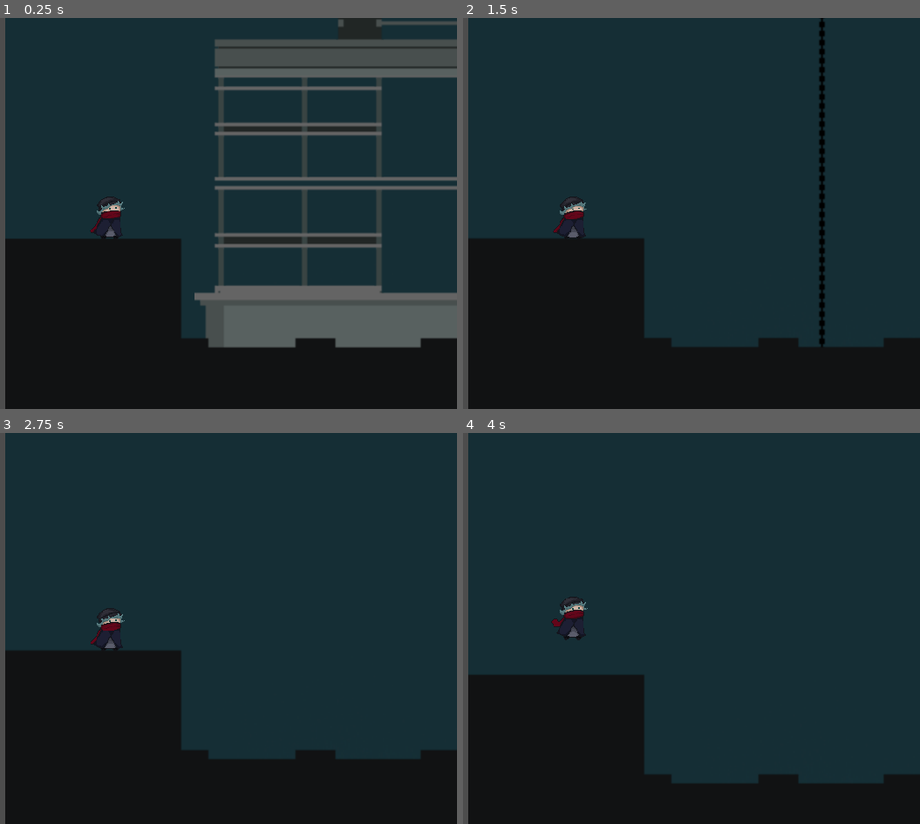
Above: before the commit, frames 1-4 (two rows, left to right).
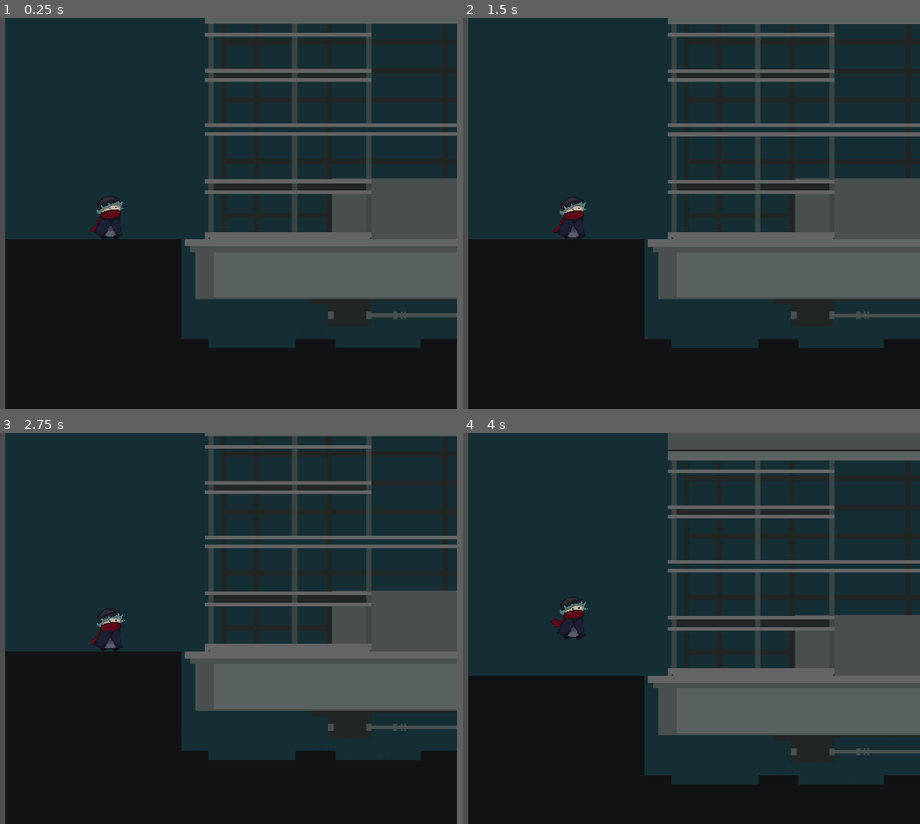
Above: after the commit, the same moments.

Repository: FirePowerGH/EchoesOfSteel
Game: Godot game, scene res://game/world/dungeon/elevator/elevator.tscn
The game is run twice, just before and just after one commit, with the same random seed, the same clock (stepped at 60 frames per second) and the same inputs.
Inputs (mouse positions are in pixels of both pictures, inside the frame that each line leads up to):
- Up to frame 1 (0.25 s): no input
- Up to frame 2 (1.5 s): move the mouse to (723, 193) at 0.52 s; hold W (up) from 0.53 s (still down); tap Space (jump) at 0.77 s; move the mouse to (outside the picture) at 1.27 s
- Up to frame 3 (2.75 s): tap Space (jump) at 1.52 s; move the mouse to (178, 542) at 2.02 s; release W (up) at 2.03 s
- Up to frame 4 (4 s): move the mouse to (536, 706) at 2.77 s; hold W (up) from 2.78 s (still down); tap Space (jump) at 3.02, 3.77 s; move the mouse to (782, 687) at 3.52 s

The runs differ from the first frame. In frame 1, 28% of the frame differs, in the area x 20-100%, y 0-85%; in frame 2, 19%; in frame 3, 18%; in frame 4, 21%.

Commit message:
Fix all collisions for elevator

Diff:
--- a/game/ui/menu/escape/scripts/pMenu.gd
+++ b/game/ui/menu/escape/scripts/pMenu.gd
@@ -8,7 +8,7 @@
 	#get_tree().paused = false
 	#get_tree().change_scene_to_file("res://game/ui/menu/main_menu/main_menu.tscn")
 	get_tree().quit()
-	OS.create_instance([])
+	#OS.create_instance([])
 
 func _process(_delta: float) -> void:
 	if Input.is_action_just_pressed("menu"):
--- a/game/world/dungeon/elevator/elevator.tscn
+++ b/game/world/dungeon/elevator/elevator.tscn
@@ -1,19 +1,27 @@
-[gd_scene load_steps=9 format=3 uid="uid://cm0mknmcddbpe"]
+[gd_scene load_steps=12 format=3 uid="uid://cm0mknmcddbpe"]
 
 [ext_resource type="Texture2D" uid="uid://7g0fpioyogyt" path="res://game/world/dungeon/elevator/background/gradient.png" id="1_e7m2t"]
 [ext_resource type="Texture2D" uid="uid://cgv24csv6ii7p" path="res://game/world/dungeon/elevator/background/pipes.png" id="2_w76o0"]
 [ext_resource type="Texture2D" uid="uid://b646ybs2qxs4j" path="res://game/world/dungeon/elevator/background/grand.png" id="3_e045m"]
 [ext_resource type="Texture2D" uid="uid://c74h474g8owpu" path="res://game/world/dungeon/elevator/elevator/elevator.png" id="4_syrt4"]
 [ext_resource type="PackedScene" uid="uid://sxwxwnqvibvf" path="res://game/entities/player/player.tscn" id="4_voaxs"]
-[ext_resource type="PackedScene" uid="uid://c3ojtog3j5edf" path="res://common/scripts/start_dungeon.tscn" id="6_i6c23"]
+[ext_resource type="Texture2D" uid="uid://cj3rnurxgdnlc" path="res://game/world/dungeon/elevator/elevator/heis_back.png" id="5_ap7s5"]
+[ext_resource type="PackedScene" uid="uid://b3v4bqm2rnaeq" path="res://common/scripts/start_dungeon.tscn" id="6_i6c23"]
 
-[sub_resource type="RectangleShape2D" id="RectangleShape2D_qo7ga"]
-size = Vector2(97, 91)
+[sub_resource type="RectangleShape2D" id="RectangleShape2D_gr5jq"]
+size = Vector2(90, 1120)
+
+[sub_resource type="RectangleShape2D" id="RectangleShape2D_2voto"]
+size = Vector2(96.5, 902.5)
 
 [sub_resource type="RectangleShape2D" id="RectangleShape2D_k1x4l"]
 size = Vector2(286, 6.5)
 
+[sub_resource type="RectangleShape2D" id="RectangleShape2D_lakpd"]
+size = Vector2(264, 20)
+
 [node name="Elevator" type="Node2D"]
+texture_filter = 1
 
 [node name="background" type="Node2D" parent="."]
 
@@ -32,26 +40,50 @@
 position = Vector2(240, 1820)
 texture = ExtResource("3_e045m")
 
-[node name="StaticBody2D" type="StaticBody2D" parent="background"]
+[node name="Collision" type="Node2D" parent="background"]
+
+[node name="FloorWallLeft" type="StaticBody2D" parent="background/Collision"]
 collision_layer = 16
 collision_mask = 0
 
-[node name="CollisionShape2D" type="CollisionShape2D" parent="background/StaticBody2D"]
-position = Vector2(48.5, 263.5)
-shape = SubResource("RectangleShape2D_qo7ga")
+[node name="CollisionShape2D" type="CollisionShape2D" parent="background/Collision/FloorWallLeft"]
+position = Vector2(435, 560)
+shape = SubResource("RectangleShape2D_gr5jq")
+
+[node name="FloorWallRight" type="StaticBody2D" parent="background/Collision"]
+collision_layer = 16
+collision_mask = 0
+
+[node name="CollisionShape2D" type="CollisionShape2D" parent="background/Collision/FloorWallRight"]
+position = Vector2(48.75, 668.75)
+shape = SubResource("RectangleShape2D_2voto")
 
 [node name="elevator" type="Node2D" parent="."]
 
 [node name="RigidBody2D" type="RigidBody2D" parent="elevator"]
+collision_layer = 16
+collision_mask = 0
+lock_rotation = true
+freeze = true
+freeze_mode = 1
 
 [node name="Elevator" type="Sprite2D" parent="elevator/RigidBody2D"]
 z_index = 5
-position = Vector2(249, -839)
+position = Vector2(243.5, -840.5)
 texture = ExtResource("4_syrt4")
 
 [node name="CollisionShape2D" type="CollisionShape2D" parent="elevator/RigidBody2D"]
-position = Vector2(247, 222.75)
+position = Vector2(241.5, 221.25)
 shape = SubResource("RectangleShape2D_k1x4l")
+
+[node name="HeisBack" type="Sprite2D" parent="elevator/RigidBody2D"]
+z_index = 3
+position = Vector2(241.5, 158.5)
+texture = ExtResource("5_ap7s5")
+
+[node name="CollisionShape2D2" type="CollisionShape2D" parent="elevator/RigidBody2D"]
+position = Vector2(242.5, 88.5)
+shape = SubResource("RectangleShape2D_lakpd")
 
 [node name="Player" parent="." instance=ExtResource("4_voaxs")]
 z_index = 4
--- /dev/null
+++ b/game/world/dungeon/elevator/elevator/scripts/elevator.gd
@@ -0,0 +1 @@
+extends RigidBody2D
Not shown: 1 places in game/ui/default_theme.tres that only renumber resources
Not shown: 1 places in game/world/overworld/test_world/dungeonTypeShit.tscn that only renumber resources
